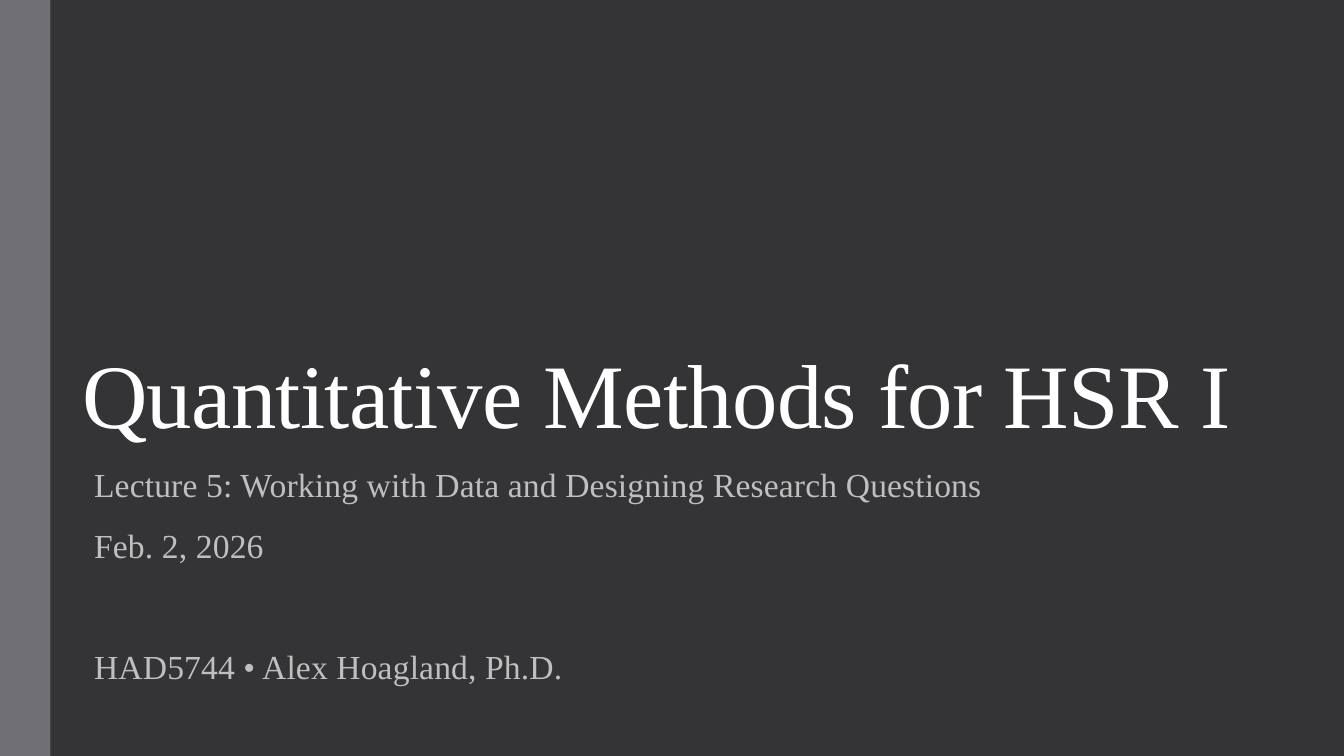
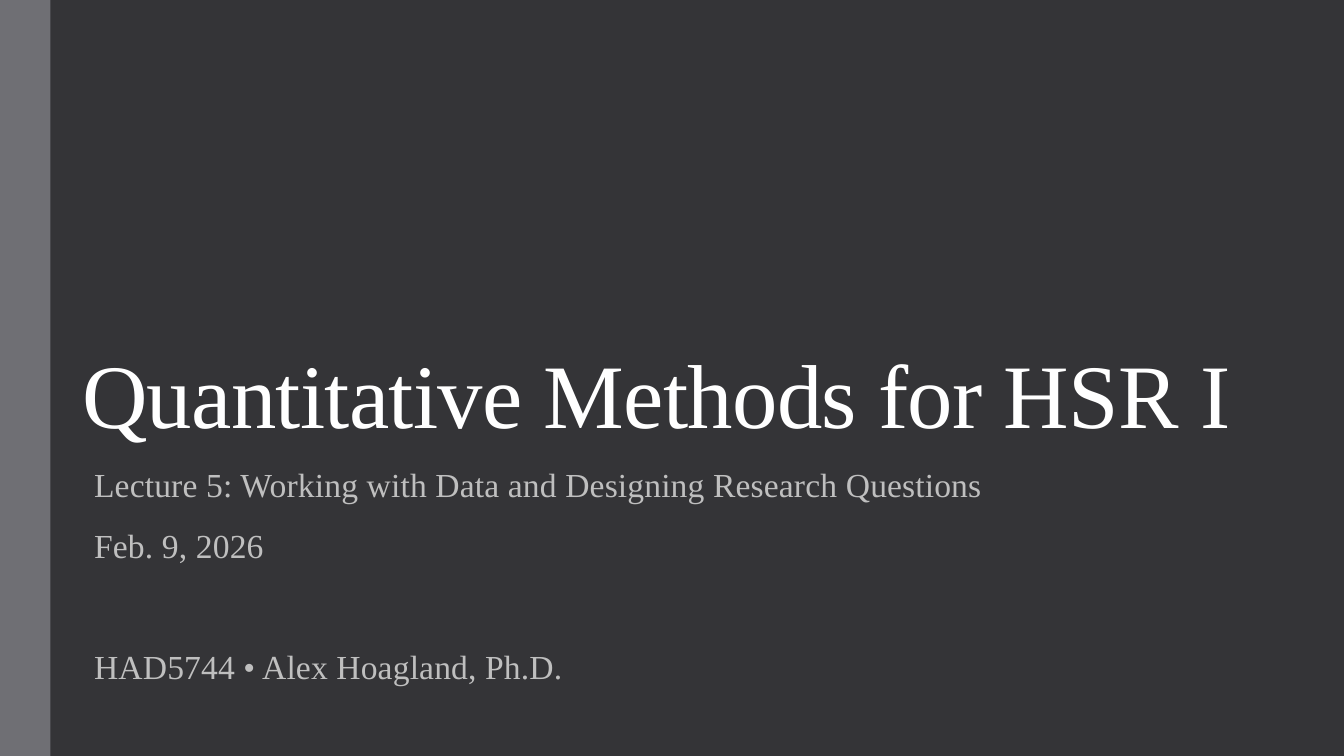
Before and after one commit to alex-hoagland/HAD5744, a slide deck: slide 1 of Lecture05_DataCleaning/Lecture5_DataCleaning-ResearchDesign.pptx. Drawn at 1344x756 pixels with LibreOffice and Linux fonts; fonts in the diff are those of the drawing. Boxes give left, top, right and bottom in pixels: in the first picture for what was removed or moved away, otherwise in the second. Text is boxed around its words. In the diff, an @@ line names an element or a change of style, - is before the commit and + after.

```diff
--- a/Lecture05_DataCleaning/Lecture5_DataCleaning-ResearchDesign.pptx
+++ b/Lecture05_DataCleaning/Lecture5_DataCleaning-ResearchDesign.pptx
@@ subtitle at [94,534,264,563]: text changed @@
-Feb. 2, 2026
+Feb. 9, 2026
```
Also in this commit, not shown: 2 other slides changed, 7 other files.
